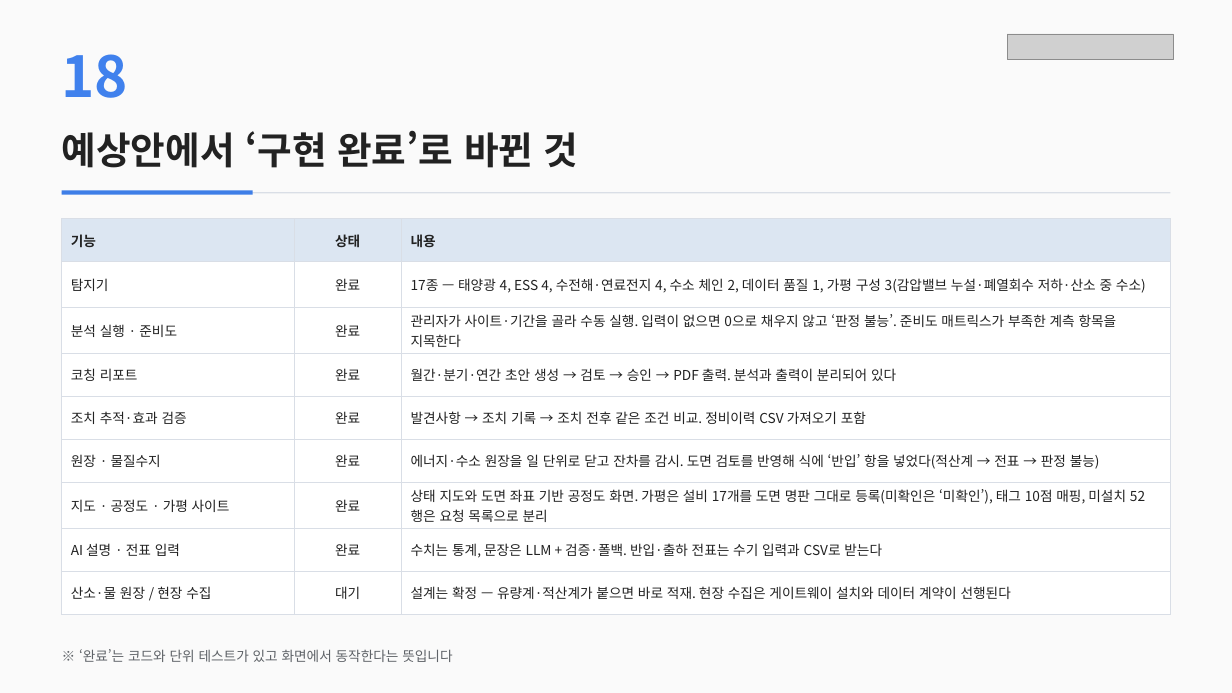
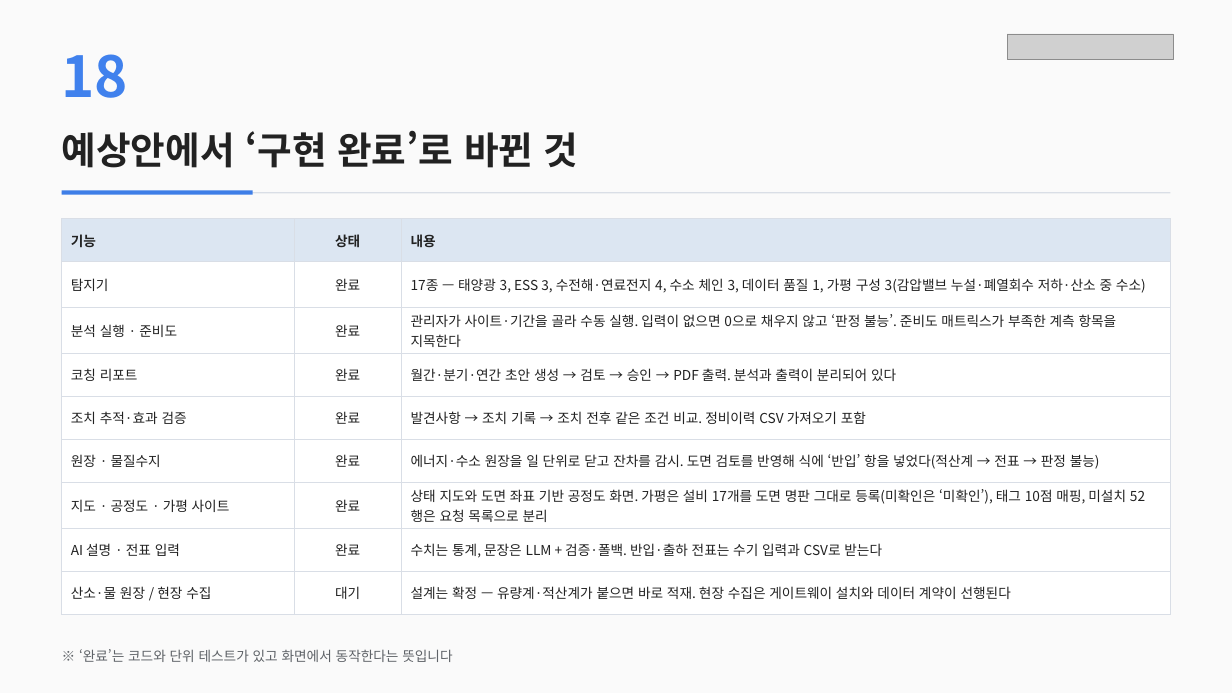
Before and after one commit to satoshisong01/solar-dashboard, a slide deck: slide 19 of docs/reports/태양광·수소 데이터수집·AI분석 예상안.pptx. Drawn at 1232x693 pixels with LibreOffice and Linux fonts; fonts in the diff are those of the drawing; grey boxes stand for pictures. Boxes give left, top, right and bottom in pixels: in the first picture for what was removed or moved away, otherwise in the second. Text is boxed around its words. In the diff, an @@ line names an element or a change of style, - is before the commit and + after.

```diff
--- a/docs/reports/태양광·수소 데이터수집·AI분석 예상안.pptx
+++ b/docs/reports/태양광·수소 데이터수집·AI분석 예상안.pptx
@@ table at box(62, 219, 1170, 603) @@
-row 2, column 3: 17종 — 태양광 4, ESS 4, 수전해·연료전지 4, 수소 체인 2, 데이터 품질 1, 가평 구성 3(감압밸브 누설·폐열회수 저하·산소 중 수소)
+row 2, column 3: 17종 — 태양광 3, ESS 3, 수전해·연료전지 4, 수소 체인 3, 데이터 품질 1, 가평 구성 3(감압밸브 누설·폐열회수 저하·산소 중 수소)
```
Also in this commit, not shown: 4 other slides changed, 8 other files.
